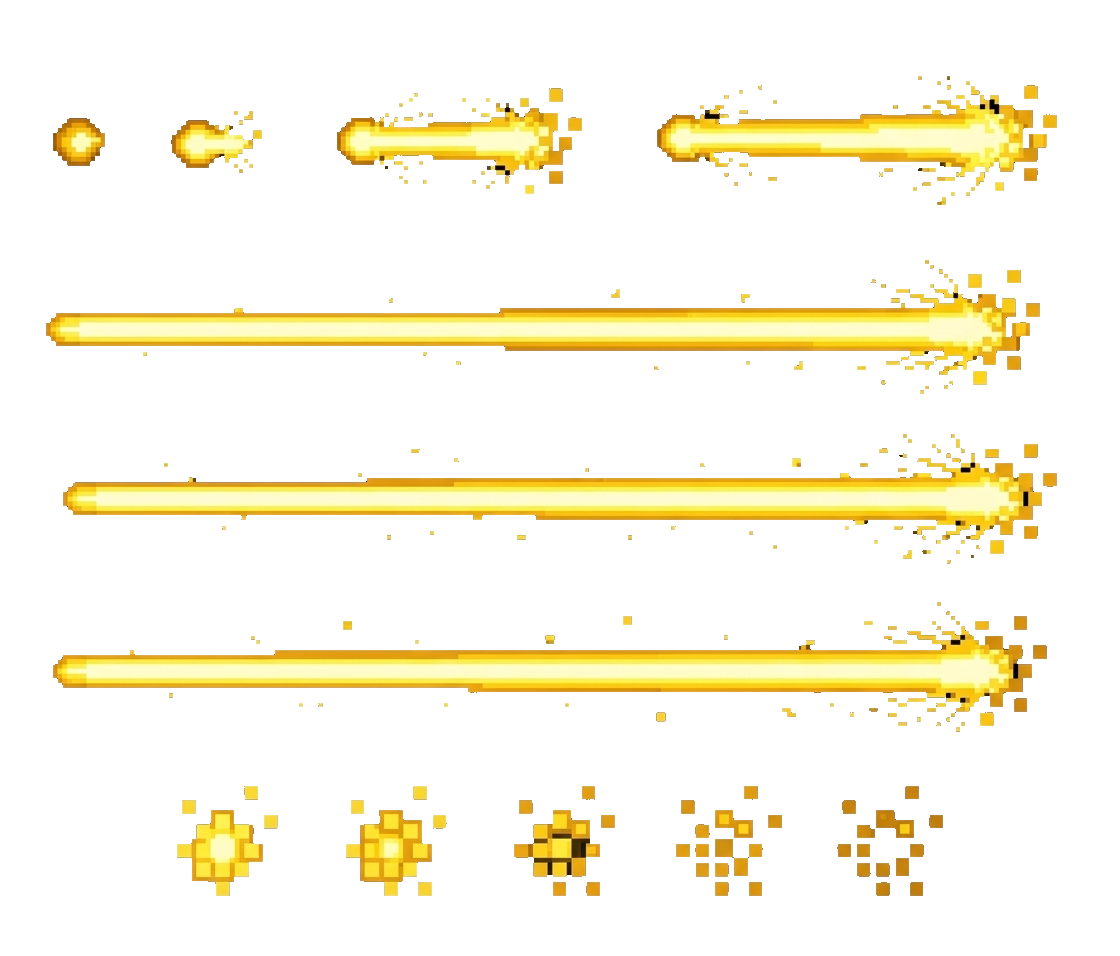
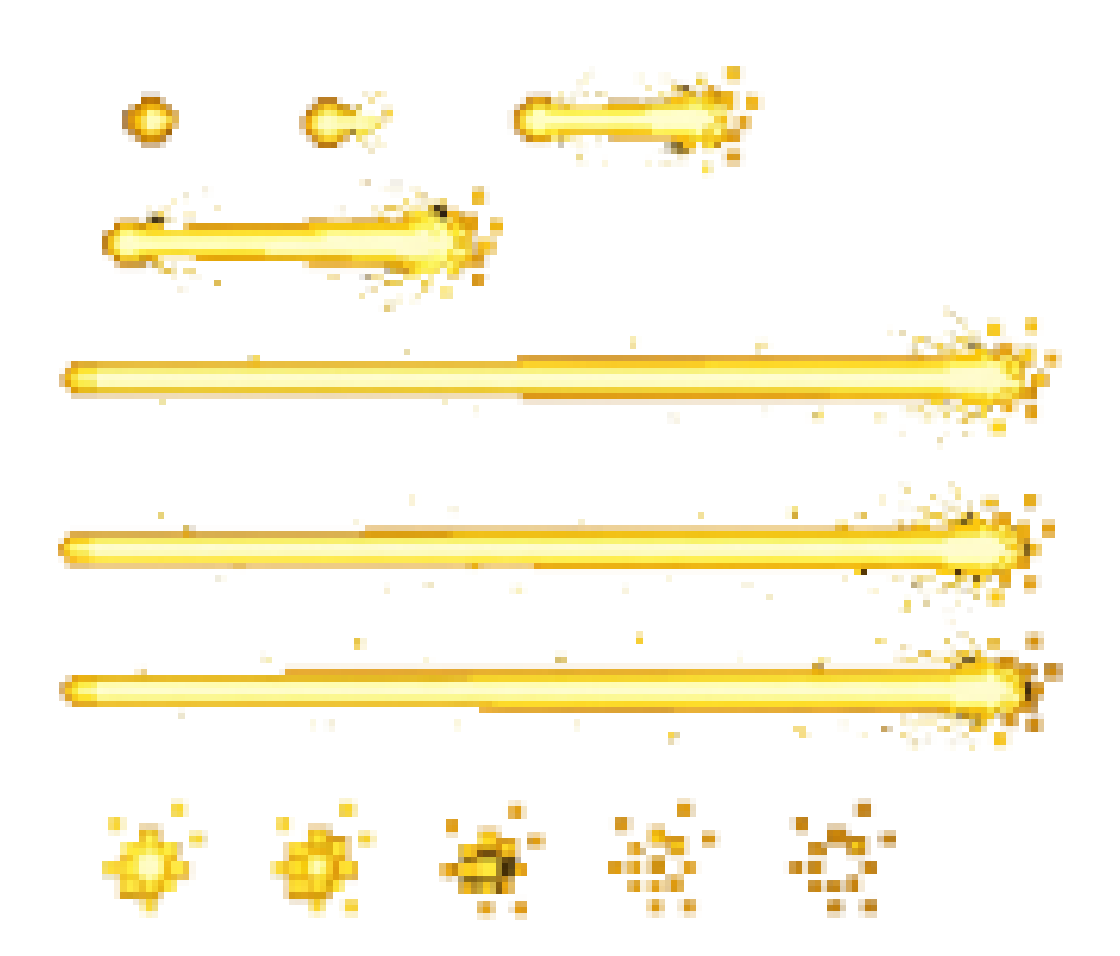
Revision of a layered 1120 × 956 image; what changed, layer by layer:
removed layer "BeamBullet" over [53, 118, 105, 166]
removed layer "BeamBulletAFT" over [171, 111, 262, 173]
added layer "1" above "2" over [122, 91, 179, 148]
renamed "BeamShot" to "2", painted on it over [299, 88, 582, 194]
renamed "BeamShot2" to "3", painted on it over [507, 66, 1057, 205]
removed layer "LaserBeam1" over [46, 260, 1040, 394]
added layer "4" above "5" over [102, 179, 503, 312]
added layer "5" above "6" over [59, 305, 1062, 450]
renamed "LaserBeam2" to "6", painted on it over [58, 434, 1057, 619]
renamed "LaserBeam3" to "7", painted on it over [53, 602, 1063, 751]
removed layer "BeamImpact1" over [177, 786, 278, 896]
removed layer "BeamImpact2" over [346, 786, 447, 896]
removed layer "BeamImpact3" over [514, 786, 615, 896]
added layer "8" above "9" over [102, 798, 208, 918]
added layer "9" above "10" over [270, 798, 377, 918]
added layer "10" above "11" over [439, 800, 546, 920]
renamed "BeamImpact4" to "11", painted on it over [608, 786, 782, 918]
renamed "BeamImpact5" to "12", painted on it over [783, 786, 943, 918]
